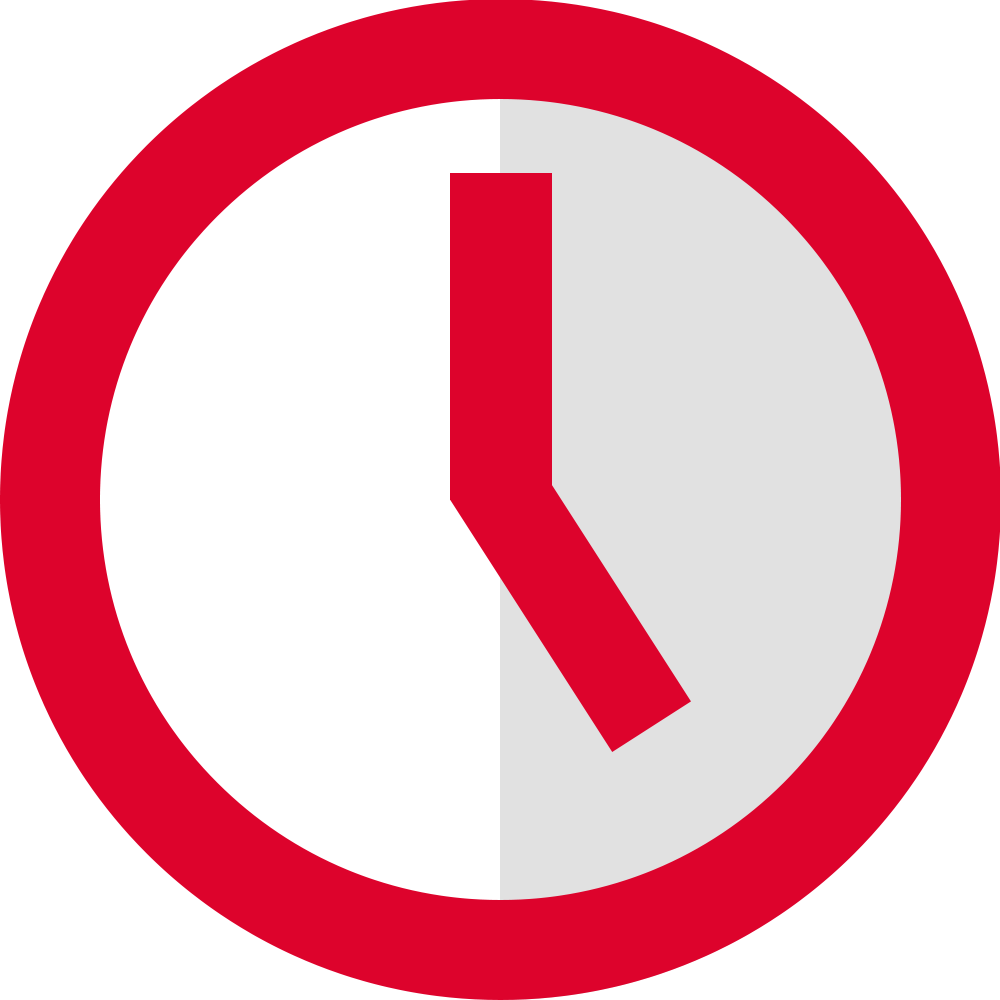
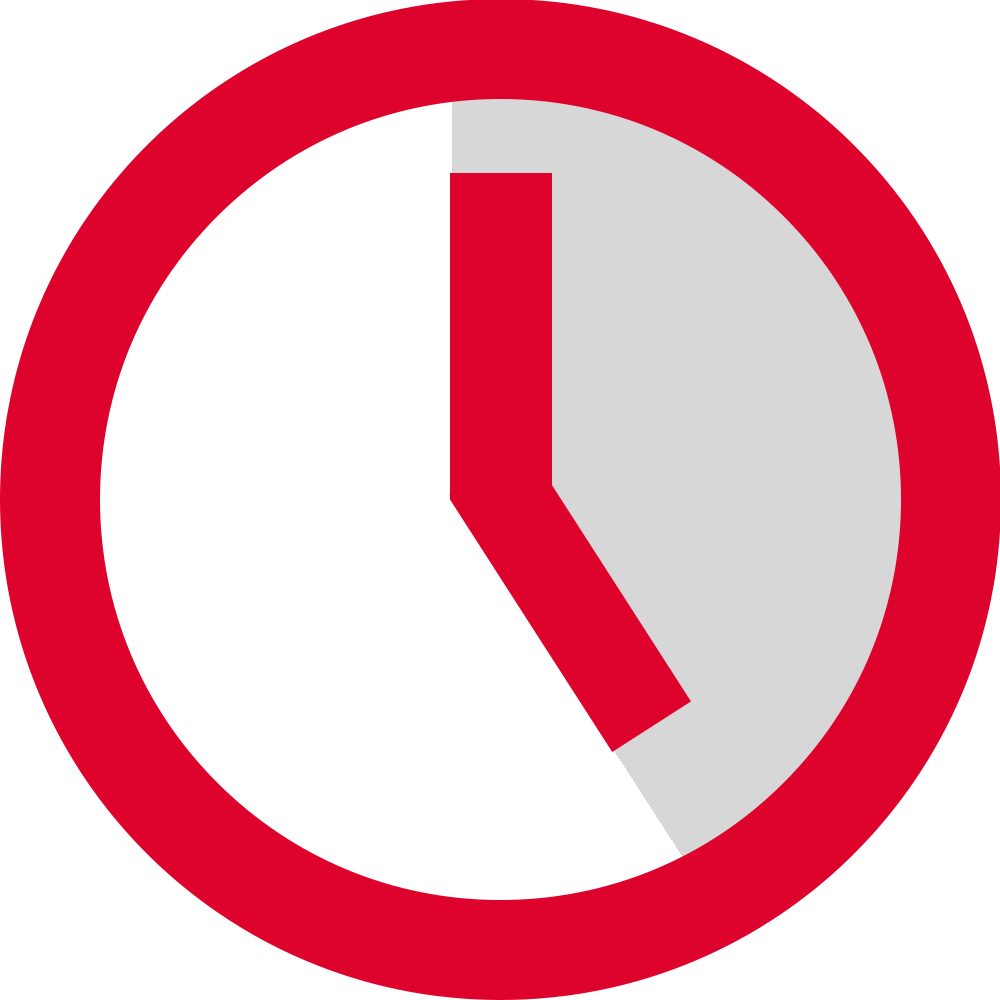
Layer changes from the first 1000×1000 image to the second:
added layer "right portion" above "Ellipse 1" over left=449, top=99, right=901, bottom=891
added layer "Ellipse 1" above "right halve" over left=449, top=99, right=901, bottom=901
hid "right halve" over left=500, top=99, right=901, bottom=1000
hid "left halve" over left=449, top=99, right=500, bottom=496
